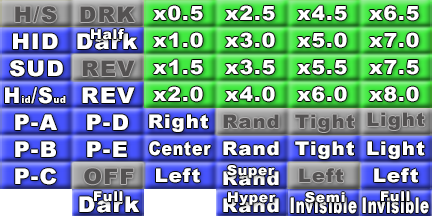
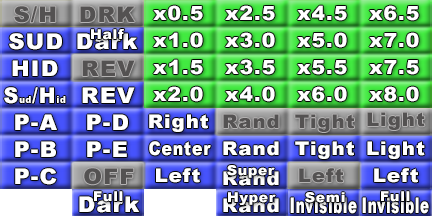
Before/after of a 432 x 216 layered artwork. What changed in the layer stack:
painted on "H/S青" over [4, 87, 59, 104]
renamed "SUD青" to "HID青", painted on it over [10, 60, 63, 77]
renamed "HID青" to "SUD青", painted on it over [9, 33, 62, 50]
renamed "H/S灰" to "S/H灰", painted on it over [14, 6, 57, 23]
